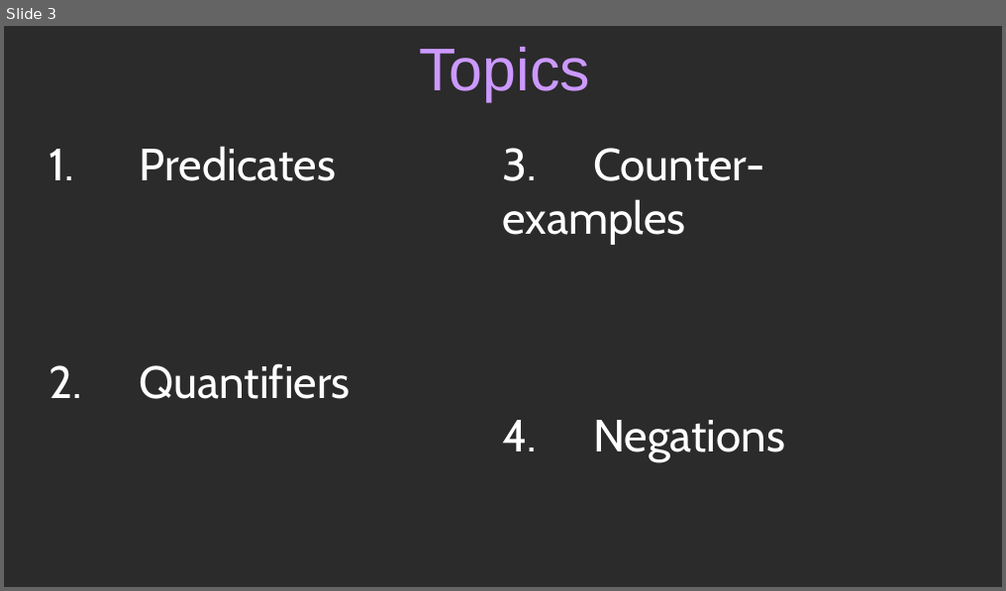
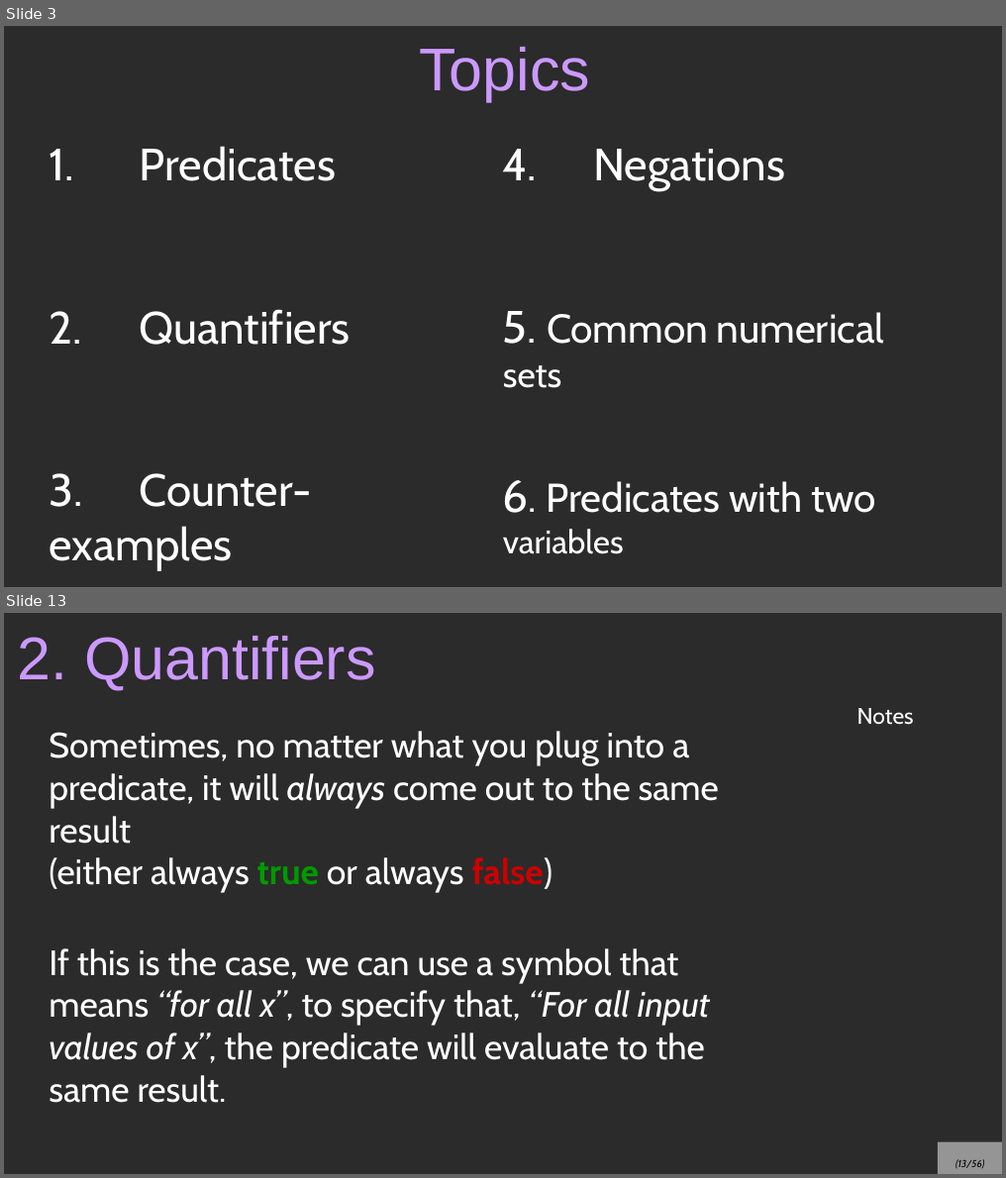
Before and after one commit to nguyenchithien/CS210-Discrete-Structures, a slide deck: Lectures/4_Predicates.odp. Shown one above the other, each under a label of ours: slide 3 before the commit, slides 3 and 13 after it; the slides between them are not shown. The pictures are 1006x591 and 1006x1178 pixels, drawn with LibreOffice and Linux fonts; fonts in the diff are those of the drawing; background and template pictures are left out; a plain dark background stands for a picture behind light text. Boxes give left, top, right and bottom in pixels: in the first picture for what was removed or moved away, otherwise in the second. Text is boxed around its words. In the diff, an @@ line names an element or a change of style, - is before the commit and + after.

Commit message:
Lecture about predicates done

```diff
--- a/Lectures/4_Predicates.odp
+++ b/Lectures/4_Predicates.odp
@@ slide 13 added at [4,613,1002,1174], background picture (left out) @@
@@ title added at [18,636,375,691], 48 pt, text #CC99FF @@
+2. Quantifiers
@@ text added at [49,731,719,1103], 28 pt, text #FFFFFF @@
+Sometimes, no matter what you plug into a predicate, it will always come out to the same result
+(either always true or always false)
+If this is the case, we can use a symbol that means “for all x”, to specify that, “For all input values of x”, the predicate will evaluate to the same result.
@@ text added at [857,708,914,725], 18 pt, text #FFFFFF @@
+Notes
@@ page number added at [938,1143,1002,1174], fill #FFFFFF at 50% opacity, 8 pt, text #000000, italic @@
+(13/56)
@@ slide 3 changed as well @@
@@ text at [503,148,764,245]: paragraph removed @@
-3. Counter-examples
@@ text at [503,311,885,555]: paragraphs added @@
+5. Common numerical sets
+6. Predicates with two variables
@@ text at [49,473,311,571]: paragraph added @@
+3. Counter-examples
```
Also in this commit, not shown: 1 other slide changed, 53 other slides added, 3 slides removed, 1 other file.
